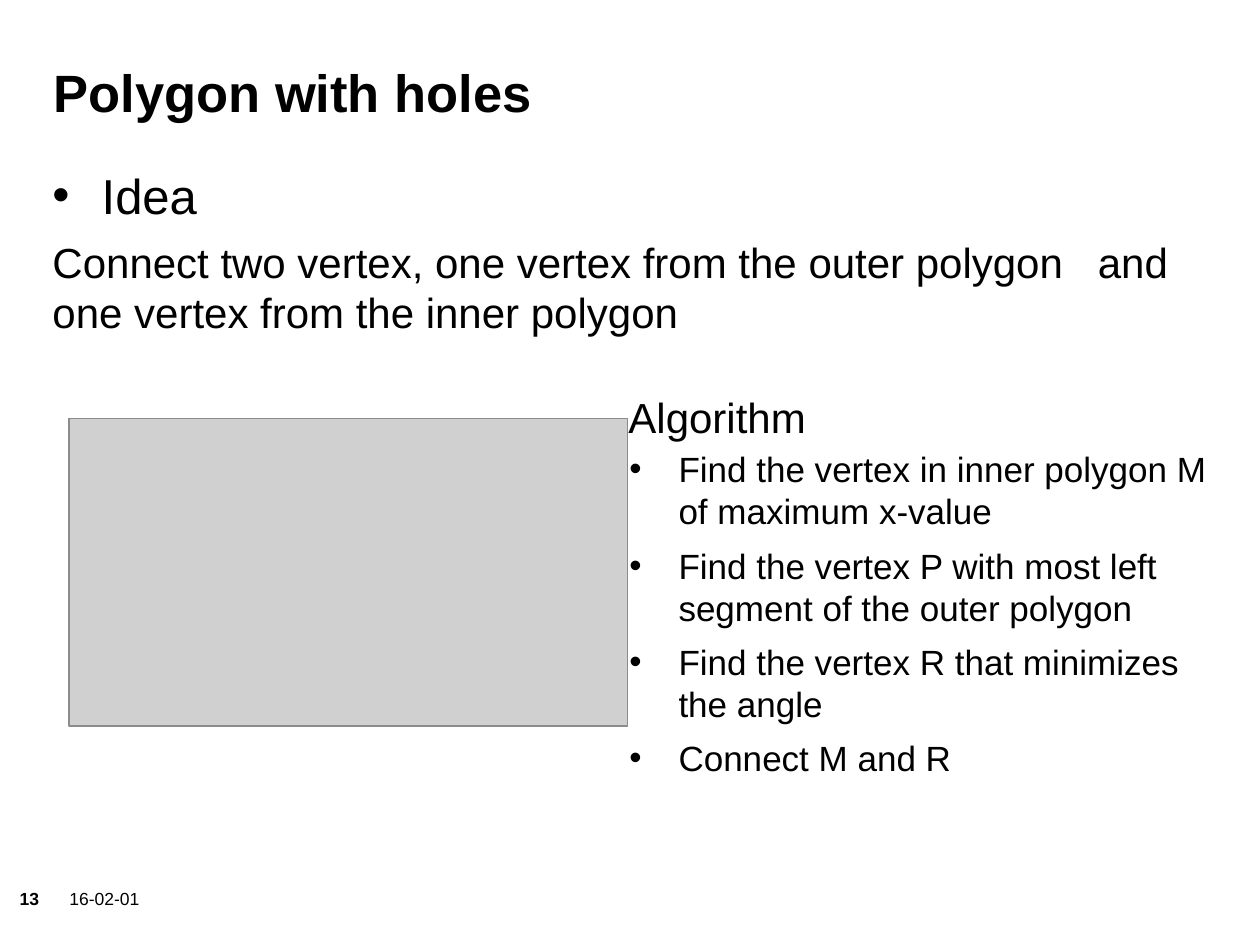
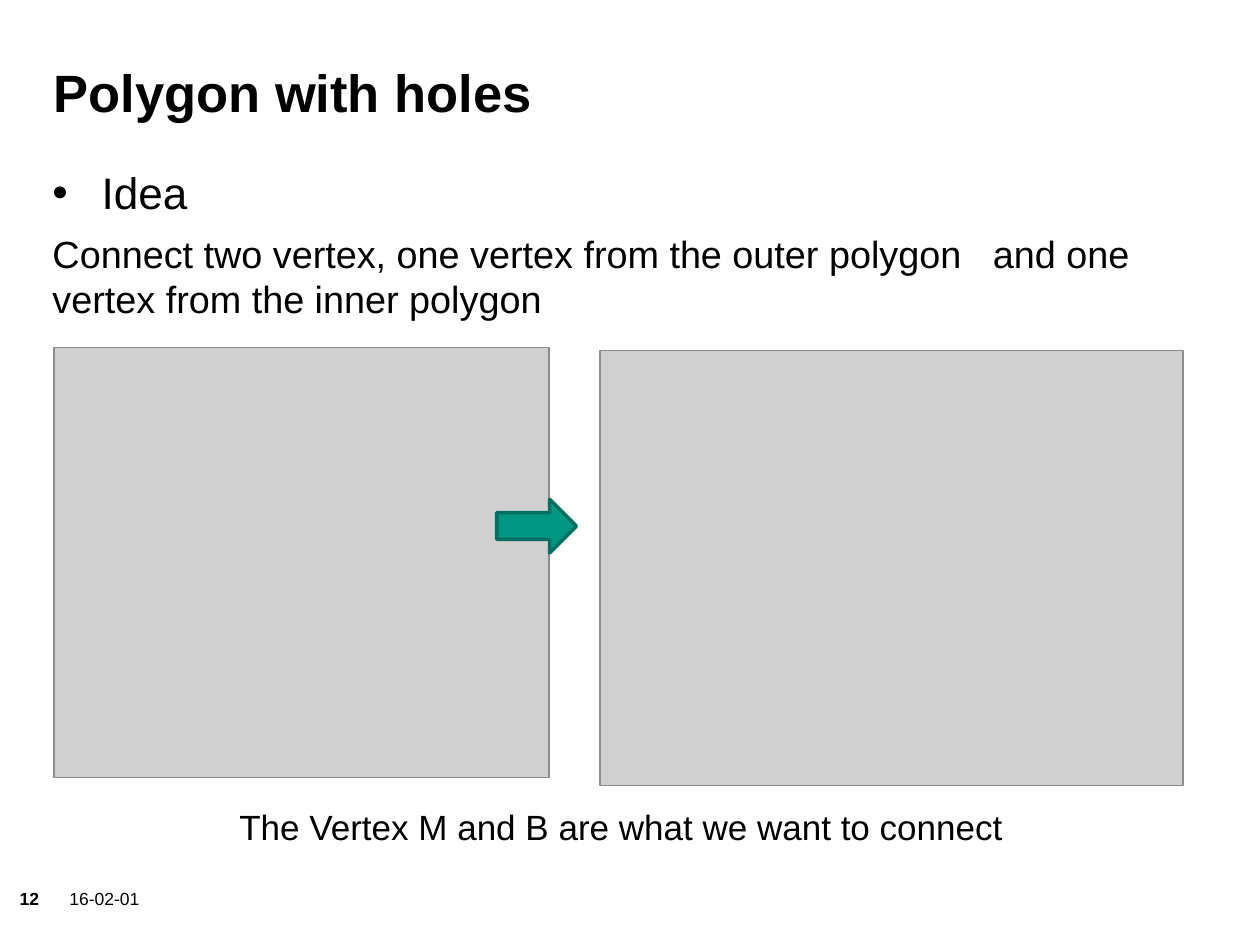
Before and after one commit to sgraf812/compgeom15, a slide deck: slide 12 of presentation/Presentation.pptx (slide 13 before the commit). Drawn at 1260x945 pixels with LibreOffice and Linux fonts; fonts in the diff are those of the drawing; grey boxes stand for pictures; background and template pictures are left out. Boxes give left, top, right and bottom in pixels: in the first picture for what was removed or moved away, otherwise in the second. Text is boxed around its words. In the diff, an @@ line names an element or a change of style, - is before the commit and + after.

```diff
--- a/presentation/Presentation.pptx
+++ b/presentation/Presentation.pptx
@@ text "Idea" at [52,177,1129,321]: size 28 to 25.2 pt in "Idea"; size 24 to 21.6 pt @@
@@ picture: place and size @@
-picture at [69,418,627,726]
+picture at [54,348,549,779]
@@ picture added at [600,350,1183,786] @@
@@ text removed at [628,402,805,441] @@
-Algorithm
@@ text removed at [679,456,1206,772] @@
-• Find the vertex in inner polygon M of maximum x-value
-• Find the vertex P with most left segment of the outer polygon
-• Find the vertex R that minimizes the angle
-• Connect M and R
@@ right arrow added at [496,499,576,553], fill #009682, outline #006F60 2 pt @@
@@ text added at [239,814,1003,841], 20 pt, text #000000 @@
+The Vertex M and B are what we want to connect
@@ page number at [20,893,39,905]: text changed @@
-13
+12
```
Also in this commit, not shown: 6 other slides changed, 1 slide removed, 1 other file.
